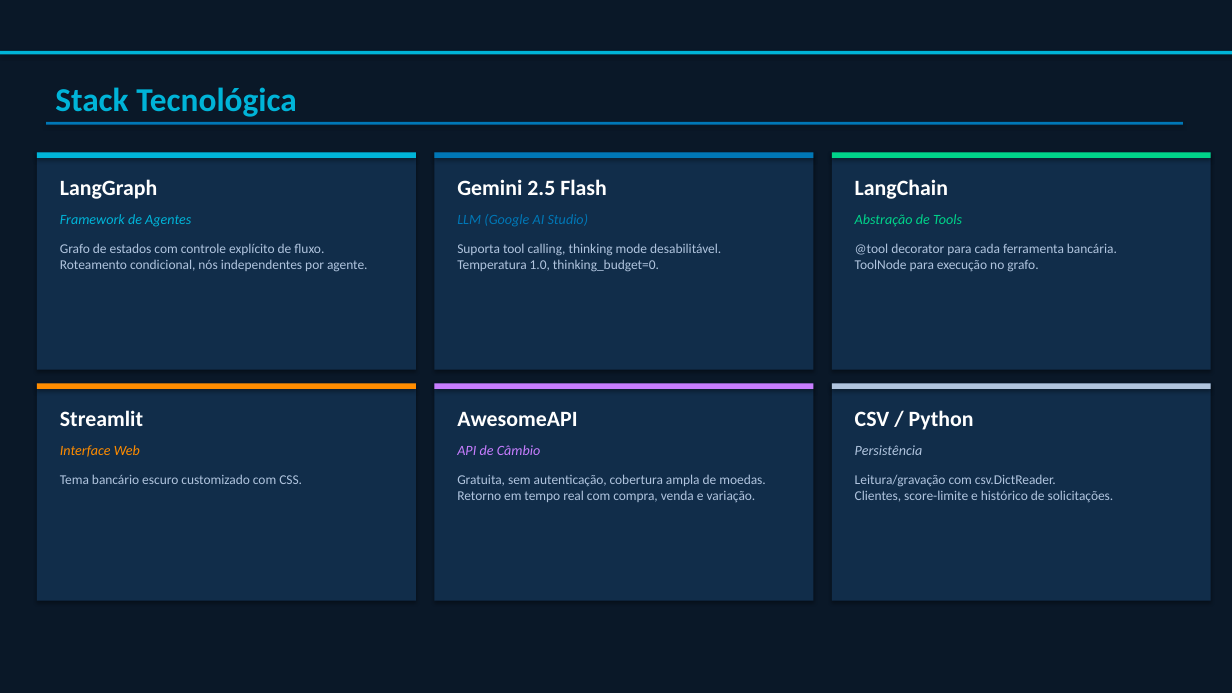
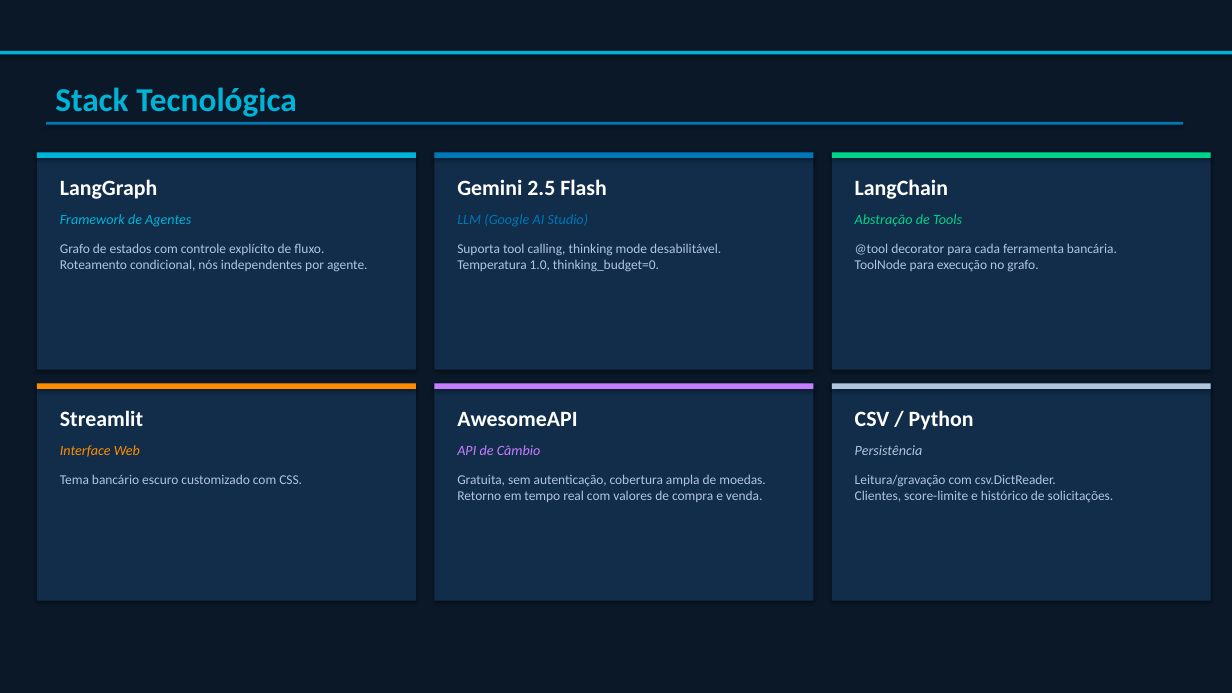
Before and after one commit to rodrigosimoescosta77/desafio-t4humans, a slide deck: slide 6 of Banco_Agil_Apresentacao.pptx. Drawn at 1232x693 pixels with LibreOffice and Linux fonts; fonts in the diff are those of the drawing. Boxes give left, top, right and bottom in pixels: in the first picture for what was removed or moved away, otherwise in the second. Text is boxed around its words. In the diff, an @@ line names an element or a change of style, - is before the commit and + after.

```diff
--- a/Banco_Agil_Apresentacao.pptx
+++ b/Banco_Agil_Apresentacao.pptx
@@ text at (457, 474, 766, 502): text changed @@
-Gratuita, sem autenticação, cobertura ampla de moedas.
-Retorno em tempo real com compra, venda e variação.
+Gratuita, sem autenticação, cobertura ampla de moedas.
+Retorno em tempo real com valores de compra e venda.
```
Also in this commit, not shown: 2 other slides changed, 1 other file.
